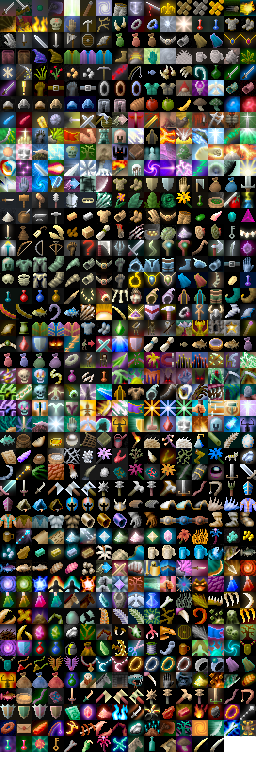
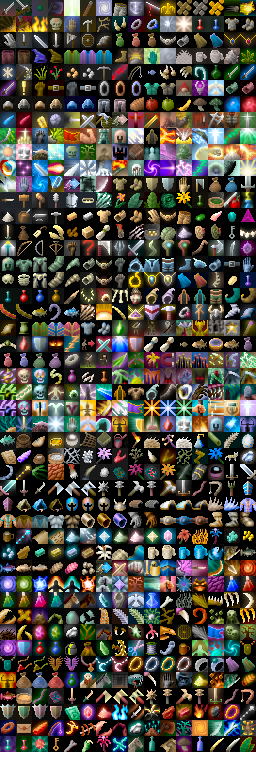
Two versions of the same layered image (256 × 768). Layer-by-layer changes:
painted on "shade" over <box>192,736,256,752</box>
